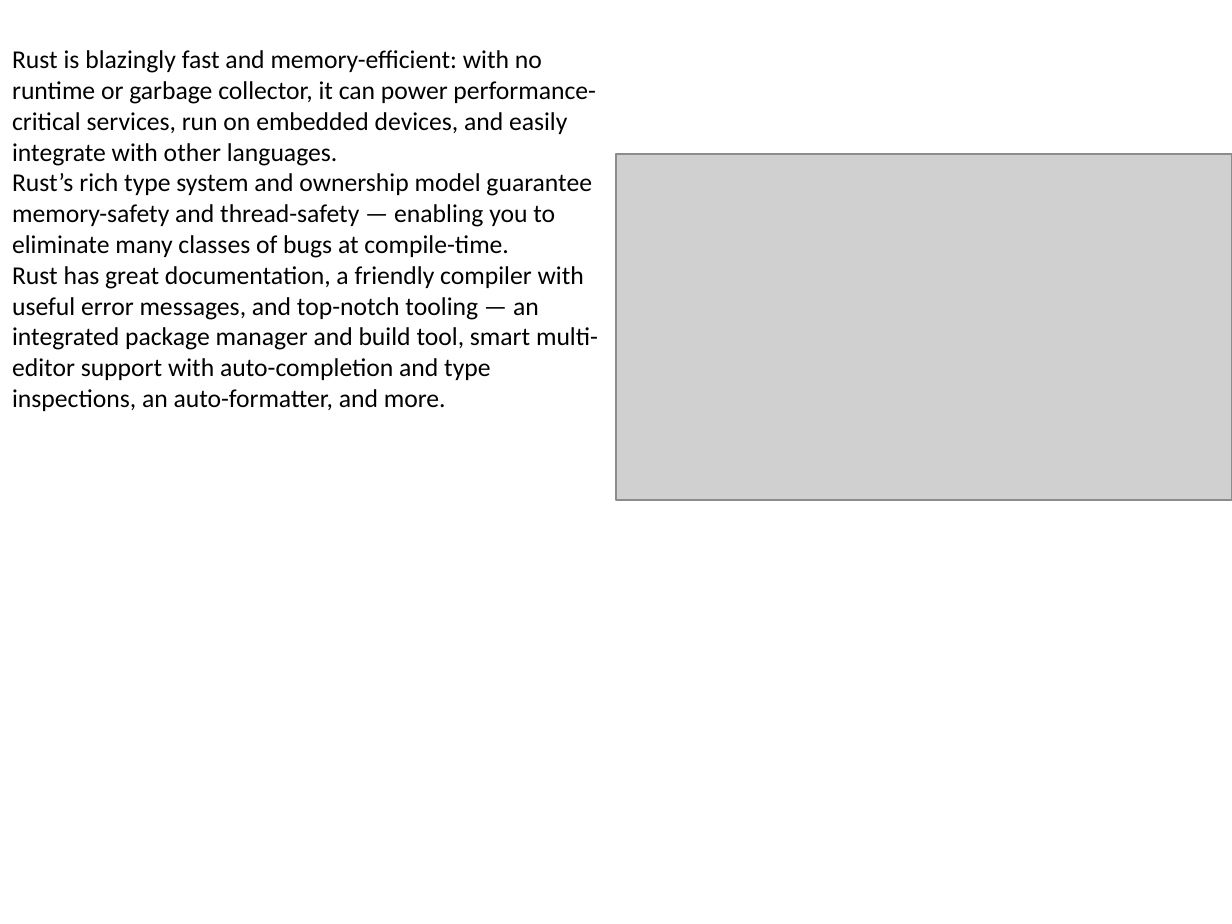
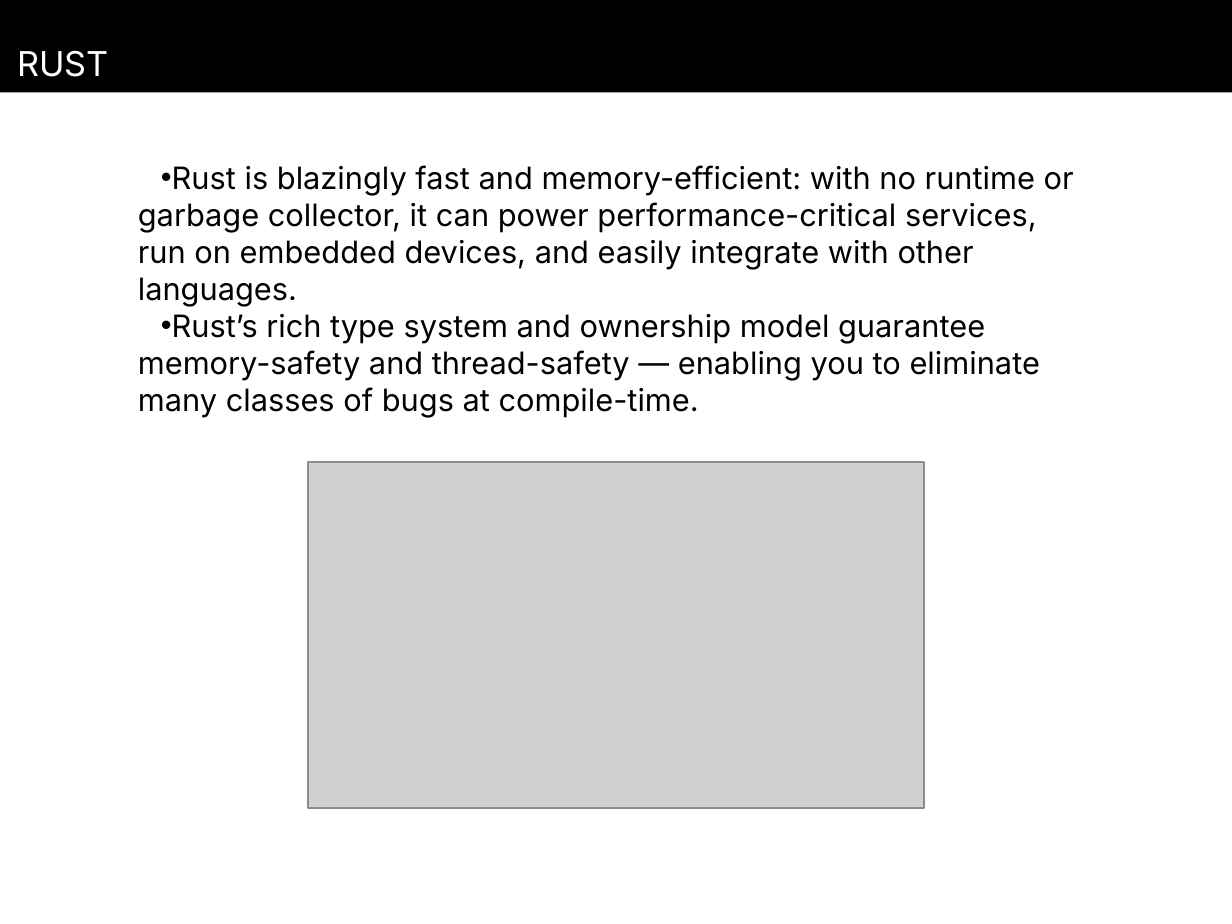
Before and after one commit to Brendan8899/pdfTopptx, a slide deck: slide 1 of output.pptx. Drawn at 1232x924 pixels with LibreOffice and Linux fonts; fonts in the diff are those of the drawing; grey boxes stand for pictures. Boxes give left, top, right and bottom in pixels: in the first picture for what was removed or moved away, otherwise in the second. Text is boxed around its words. In the diff, an @@ line names an element or a change of style, - is before the commit and + after.

```diff
--- a/output.pptx
+++ b/output.pptx
@@ rectangle added at [0,0,1232,92], fill #000000, 20 pt, text #FFFFFF @@
+RUST
@@ text "Rust is blazingly fast and ...": place and size @@
-text "Rust is blazingly fast and ..." at [12,50,598,411]
+text "Rust is blazingly fast and ..." at [138,165,1074,417]
@@ text "Rust is blazingly fast and ..." at [138,165,1074,417]: size 15 to 18 pt, font Calibri to Inter; bullet none to • @@
@@ text at [12,266,598,411]: paragraph removed @@
-Rust has great documentation, a friendly compiler with useful error messages, and top-notch tooling — an integrated package manager and build tool, smart multi-editor support with auto-completion and type inspections, an auto-formatter, and more.
@@ picture: place and size @@
-picture at [616,154,1232,500]
+picture at [308,462,924,808]
```
Also in this commit, not shown: 5 other files.
